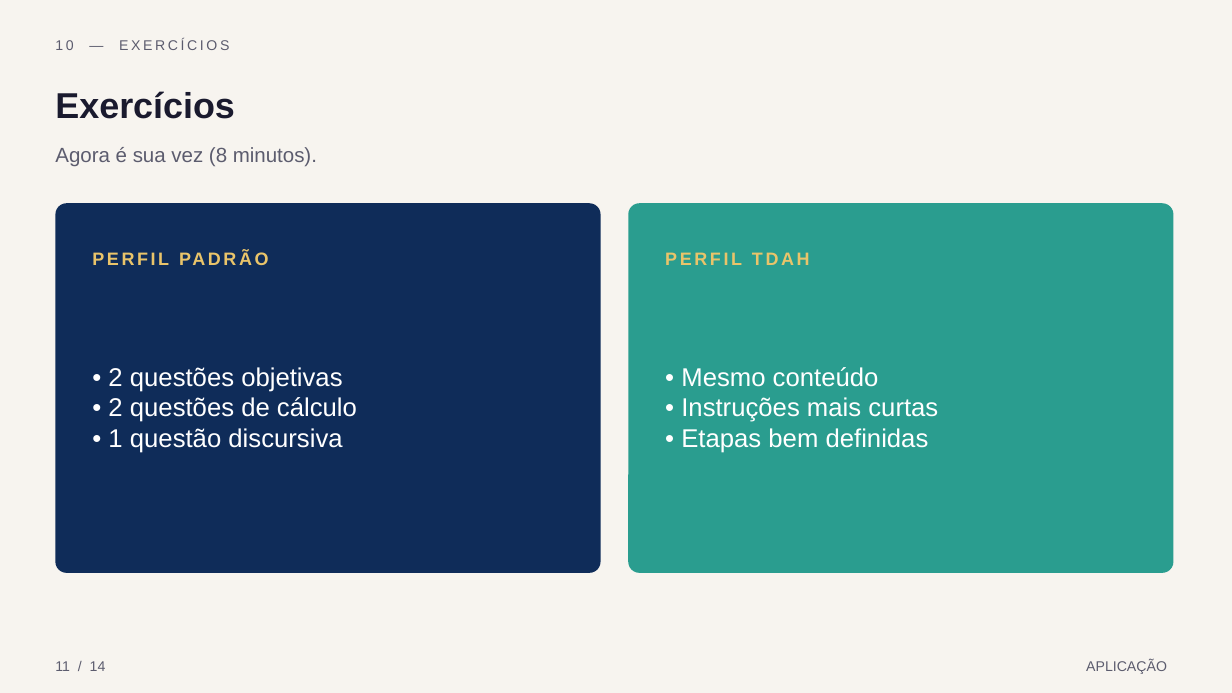
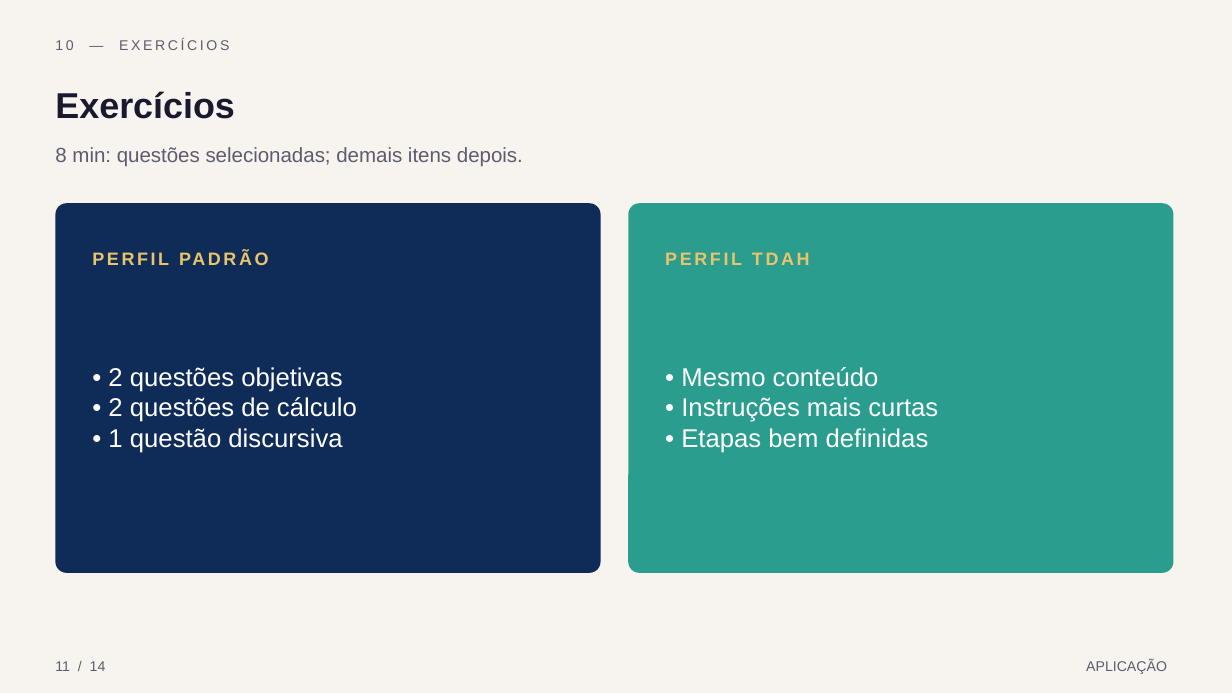
Before and after one commit to victordiaspalmeira/aula_ia_quantidade_movimento, a slide deck: slide 11 of 02_apresentacao/Apresentacao_Aula_IA.pptx. Drawn at 1232x693 pixels with LibreOffice and Linux fonts; fonts in the diff are those of the drawing. Boxes give left, top, right and bottom in pixels: in the first picture for what was removed or moved away, otherwise in the second. Text is boxed around its words. In the diff, an @@ line names an element or a change of style, - is before the commit and + after.

```diff
--- a/02_apresentacao/Apresentacao_Aula_IA.pptx
+++ b/02_apresentacao/Apresentacao_Aula_IA.pptx
@@ text at (55,147,523,167): text changed @@
-Agora é sua vez (8 minutos).
+8 min: questões selecionadas; demais itens depois.
```
Also in this commit, not shown: 7 other slides changed, 15 other files.
